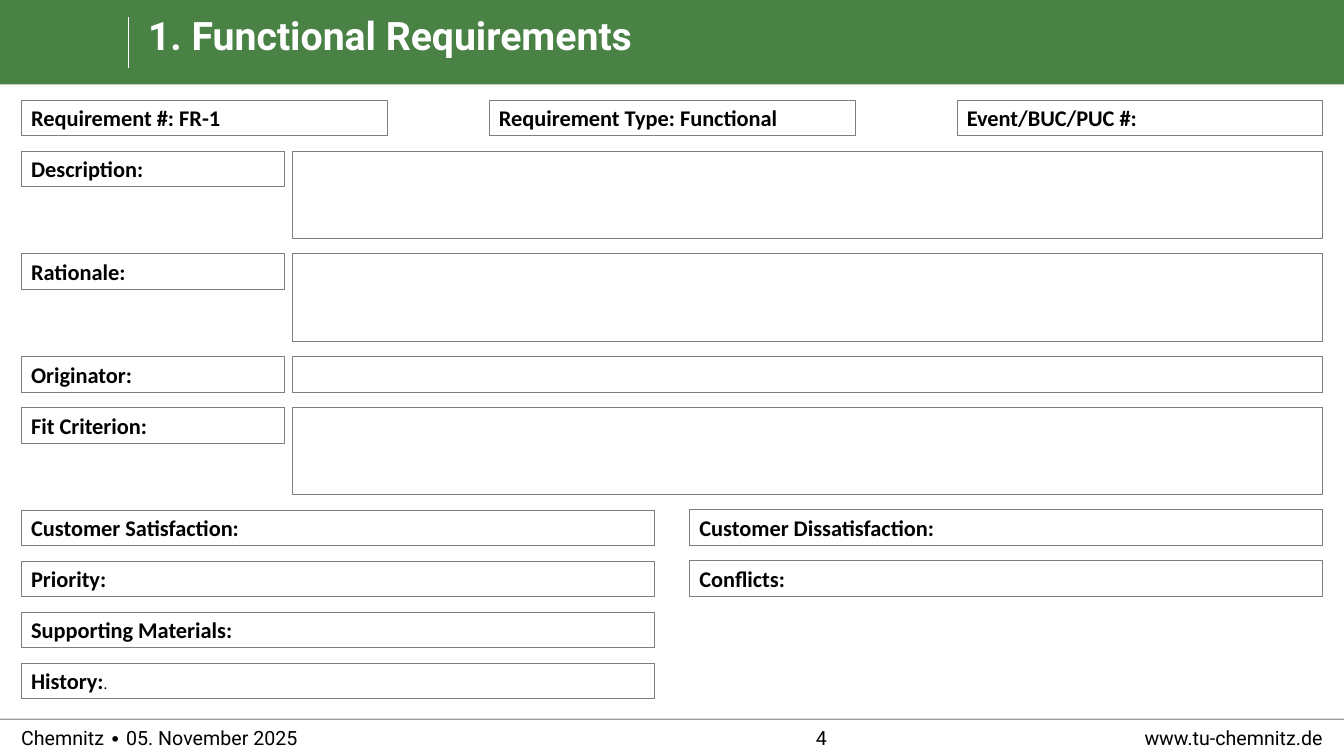
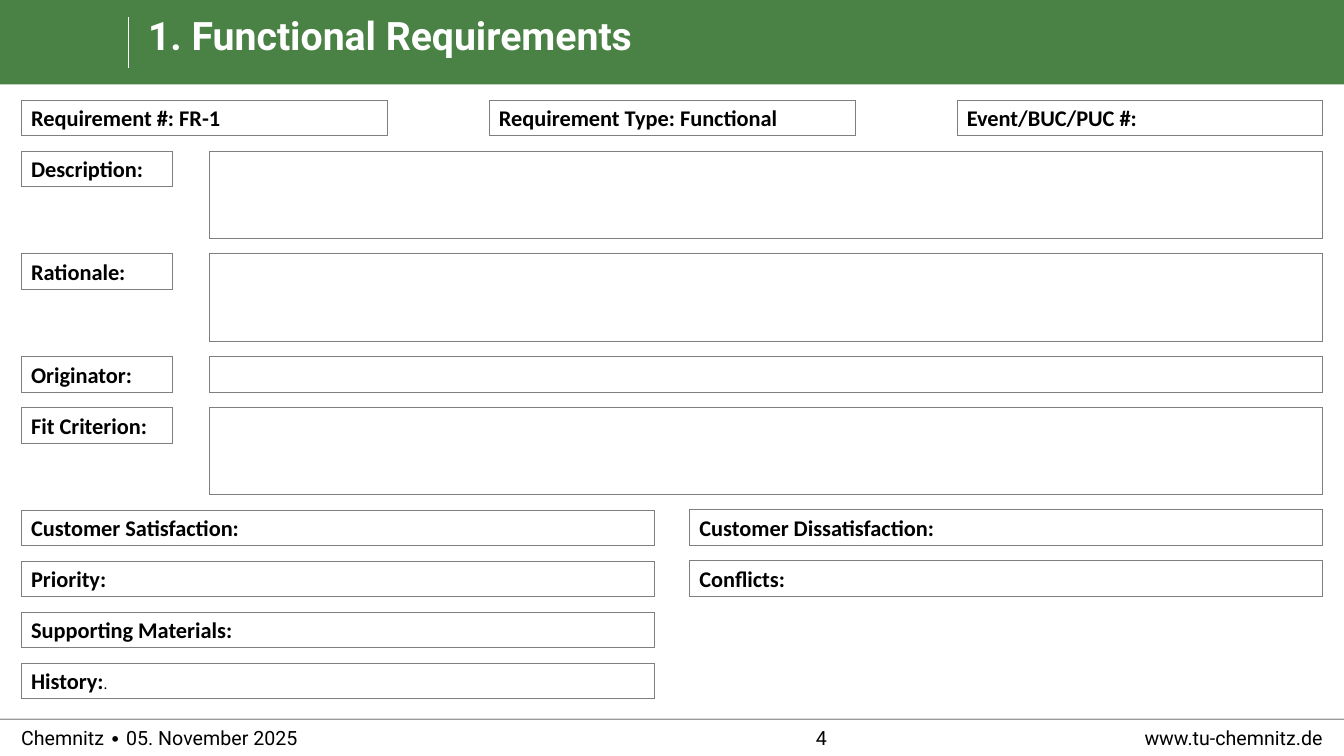
Before and after one commit to cojuwon/Praktikum-Softwareengineering-TU-Chemnitz, a slide deck: slide 4 of requirements/Snow_Card_Template.pptx. Drawn at 1344x756 pixels with LibreOffice and Linux fonts; fonts in the diff are those of the drawing; background and template pictures are left out. Boxes give left, top, right and bottom in pixels: in the first picture for what was removed or moved away, otherwise in the second. Text is boxed around its words. In the diff, an @@ line names an element or a change of style, - is before the commit and + after.

```diff
--- a/requirements/Snow_Card_Template.pptx
+++ b/requirements/Snow_Card_Template.pptx
@@ rectangle "Description:": place and size @@
-rectangle "Description:" at <box>21,151,285,187</box>
+rectangle "Description:" at <box>21,151,172,187</box>
@@ rectangle: place and size @@
-rectangle at <box>292,151,1323,239</box>
+rectangle at <box>210,151,1323,239</box>
@@ rectangle "Rationale:": place and size @@
-rectangle "Rationale:" at <box>21,254,285,289</box>
+rectangle "Rationale:" at <box>21,254,172,289</box>
@@ rectangle: place and size @@
-rectangle at <box>292,254,1323,342</box>
+rectangle at <box>210,254,1323,342</box>
@@ rectangle "Originator:": place and size @@
-rectangle "Originator:" at <box>21,356,285,391</box>
+rectangle "Originator:" at <box>21,356,172,391</box>
@@ rectangle: place and size @@
-rectangle at <box>292,356,1323,391</box>
+rectangle at <box>210,356,1323,391</box>
@@ rectangle "Fit Criterion:": place and size @@
-rectangle "Fit Criterion:" at <box>21,407,285,443</box>
+rectangle "Fit Criterion:" at <box>21,407,172,443</box>
@@ rectangle: place and size @@
-rectangle at <box>292,407,1323,495</box>
+rectangle at <box>210,407,1323,495</box>
```
Also in this commit, not shown: 1 other slide changed, 2 other files.
